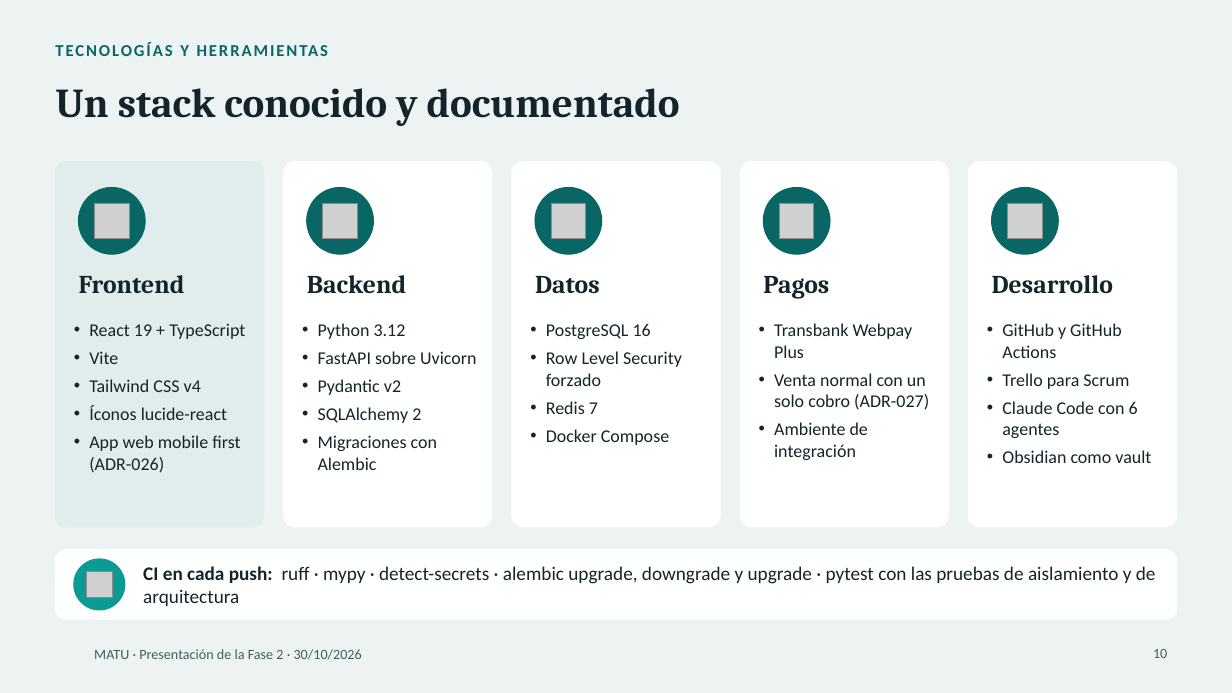
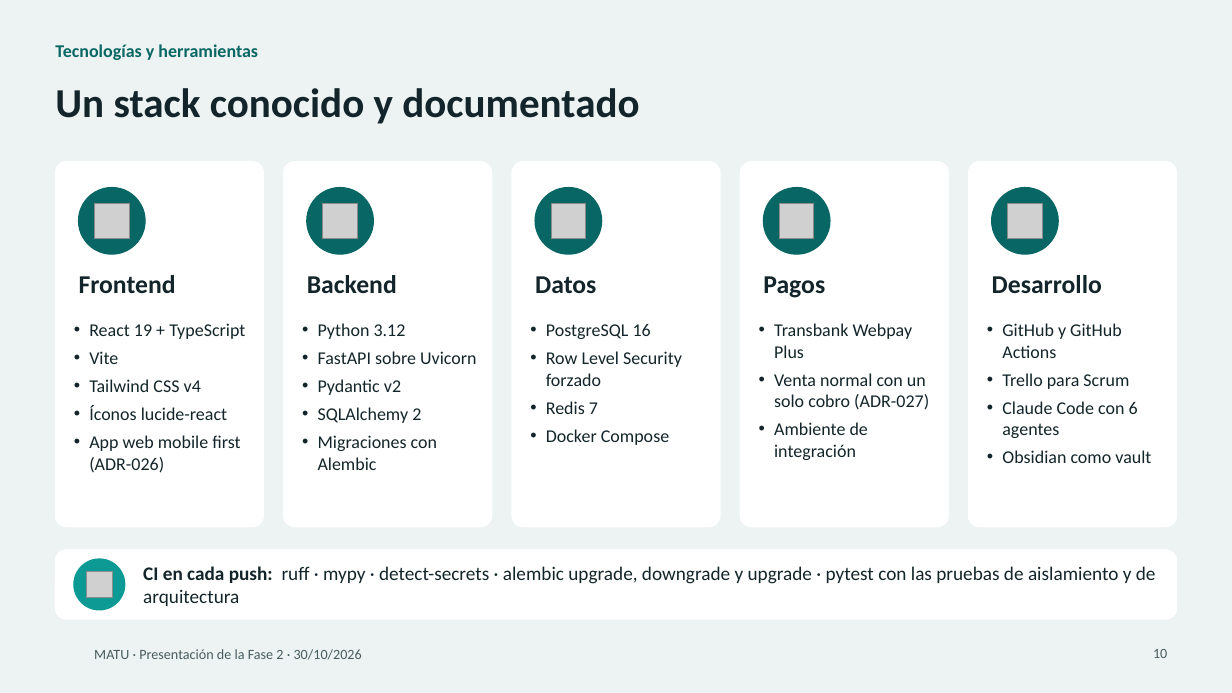
Before and after one commit to MartinHenriquez131/MATU, a slide deck: slide 10 of Fase 2/Evidencias Proyecto/MATU_Presentacion_Fase2.pptx. Drawn at 1232x693 pixels with LibreOffice and Linux fonts; fonts in the diff are those of the drawing; grey boxes stand for pictures; background and template pictures are left out. Boxes give left, top, right and bottom in pixels: in the first picture for what was removed or moved away, otherwise in the second. Text is boxed around its words. In the diff, an @@ line names an element or a change of style, - is before the commit and + after.

```diff
--- a/Fase 2/Evidencias Proyecto/MATU_Presentacion_Fase2.pptx
+++ b/Fase 2/Evidencias Proyecto/MATU_Presentacion_Fase2.pptx
@@ text at [55, 44, 258, 60]: text changed; size 13 to 14 pt @@
-TECNOLOGÍAS Y HERRAMIENTAS
+Tecnologías y herramientas
@@ rounded rectangle at [55, 162, 263, 527]: fill #E1EDEC to #FFFFFF; outline #E1EDEC 1 pt to #FFFFFF 1 pt @@
@@ font Cambria to Calibri in 6 elements at [55, 88, 639, 124], [79, 275, 176, 293], [307, 275, 397, 293], [535, 276, 596, 293], [763, 276, 825, 298], [992, 275, 1102, 293] @@
```
Also in this commit, not shown: 16 other slides changed, 1 slide added, 2 other files.
